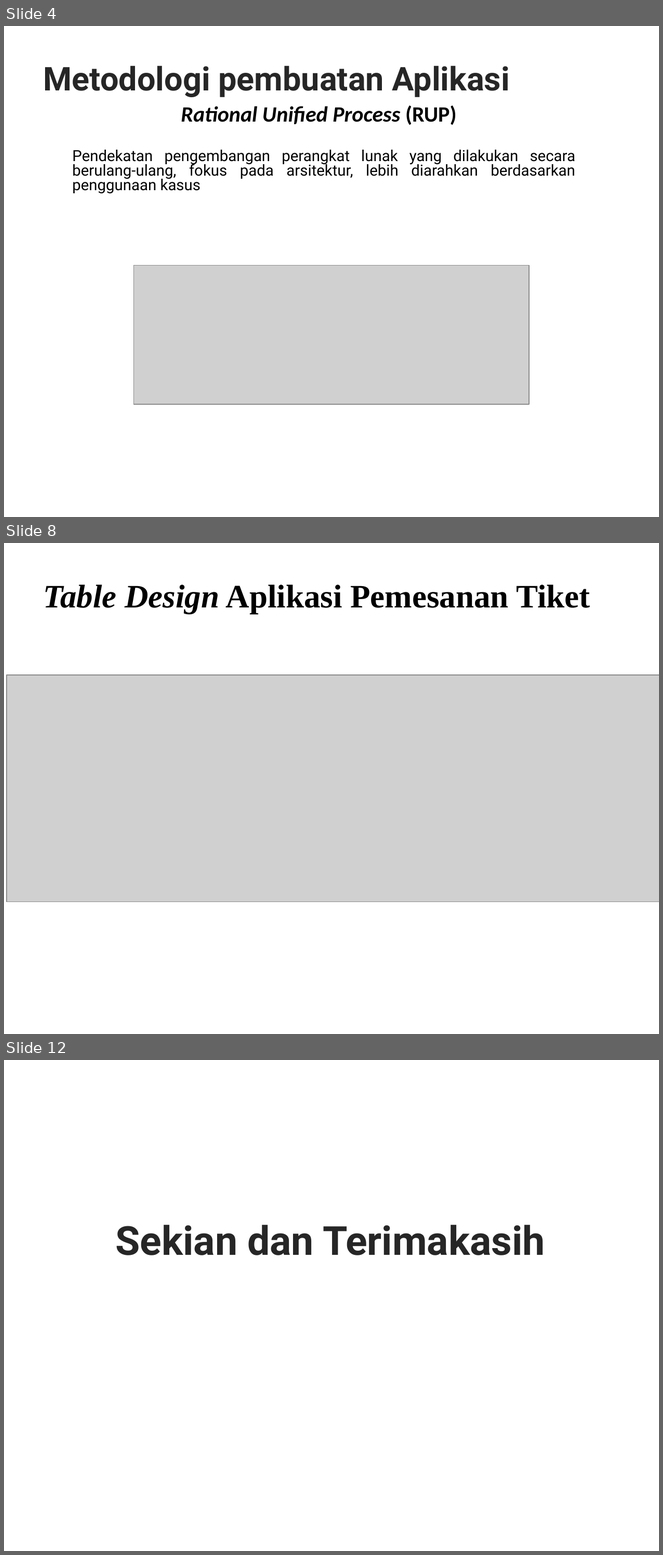
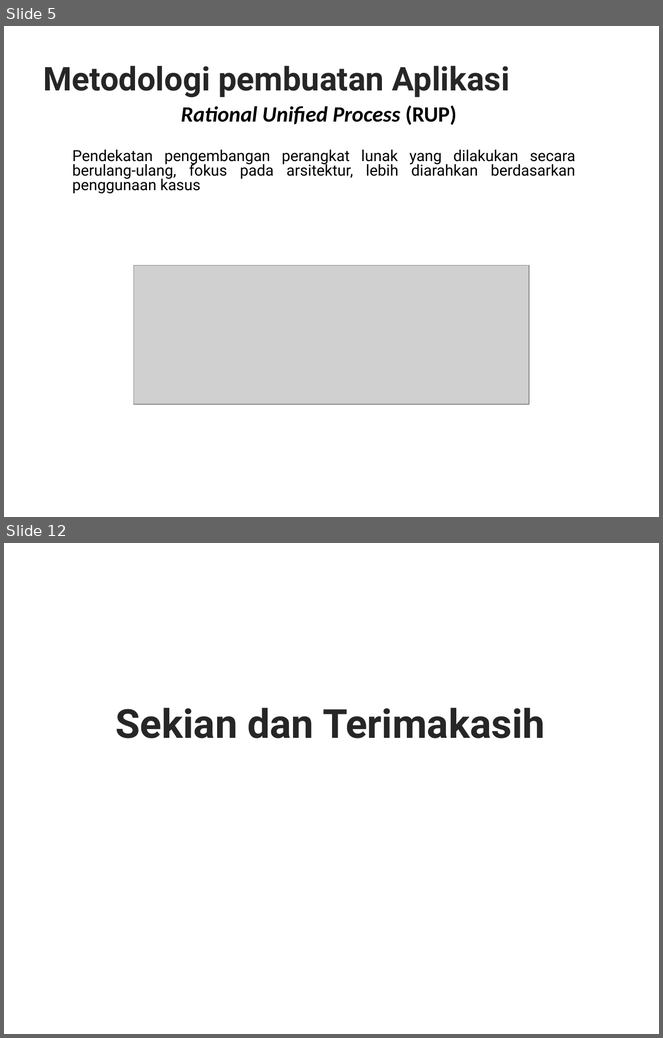
Before and after one commit to F13nd-RifanAlamsyah/lap_kp, a slide deck: PPT Kp RifanSinta.ppt. Shown one above the other, each under a label of ours: slides 4, 8 and 12 before the commit, slides 5 and 12 after it; the slides between them are not shown. The pictures are 663x1555 and 663x1038 pixels, drawn with LibreOffice and Linux fonts; fonts in the diff are those of the drawing; grey boxes stand for pictures; background and template pictures are left out. Boxes give left, top, right and bottom in pixels: in the first picture for what was removed or moved away, otherwise in the second. Text is boxed around its words. In the diff, an @@ line names an element or a change of style, - is before the commit and + after.

```diff
--- a/PPT Kp RifanSinta.ppt
+++ b/PPT Kp RifanSinta.ppt
@@ slide 8 removed at (4,543,659,1034), background picture (left out) @@
@@ title removed at (44,585,590,614) @@
-Table Design Aplikasi Pemesanan Tiket
@@ picture removed at (7,676,659,903) @@
@@ what was slide 4 is now slide 5 @@
```
Also in this commit, not shown: 6 slides changed, 1 slide added.
